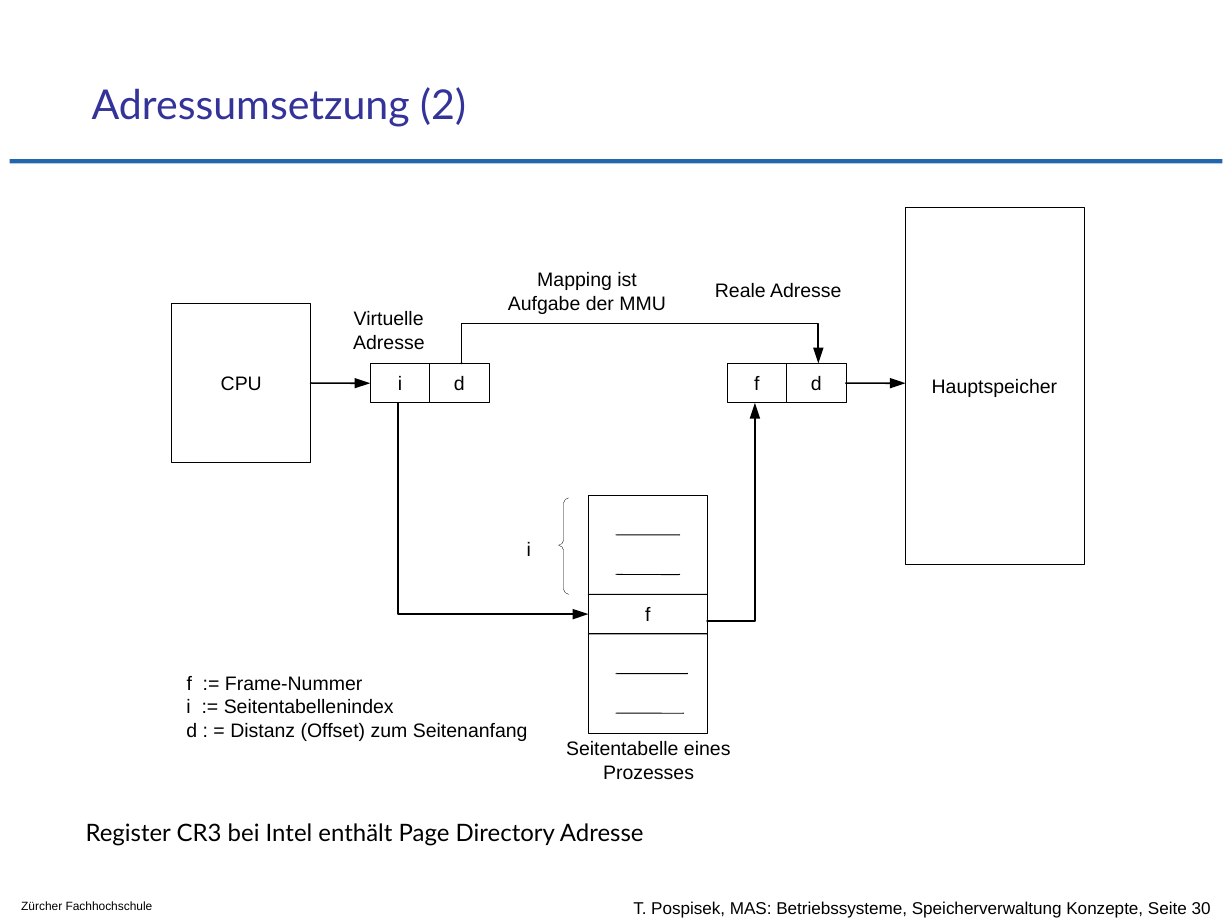
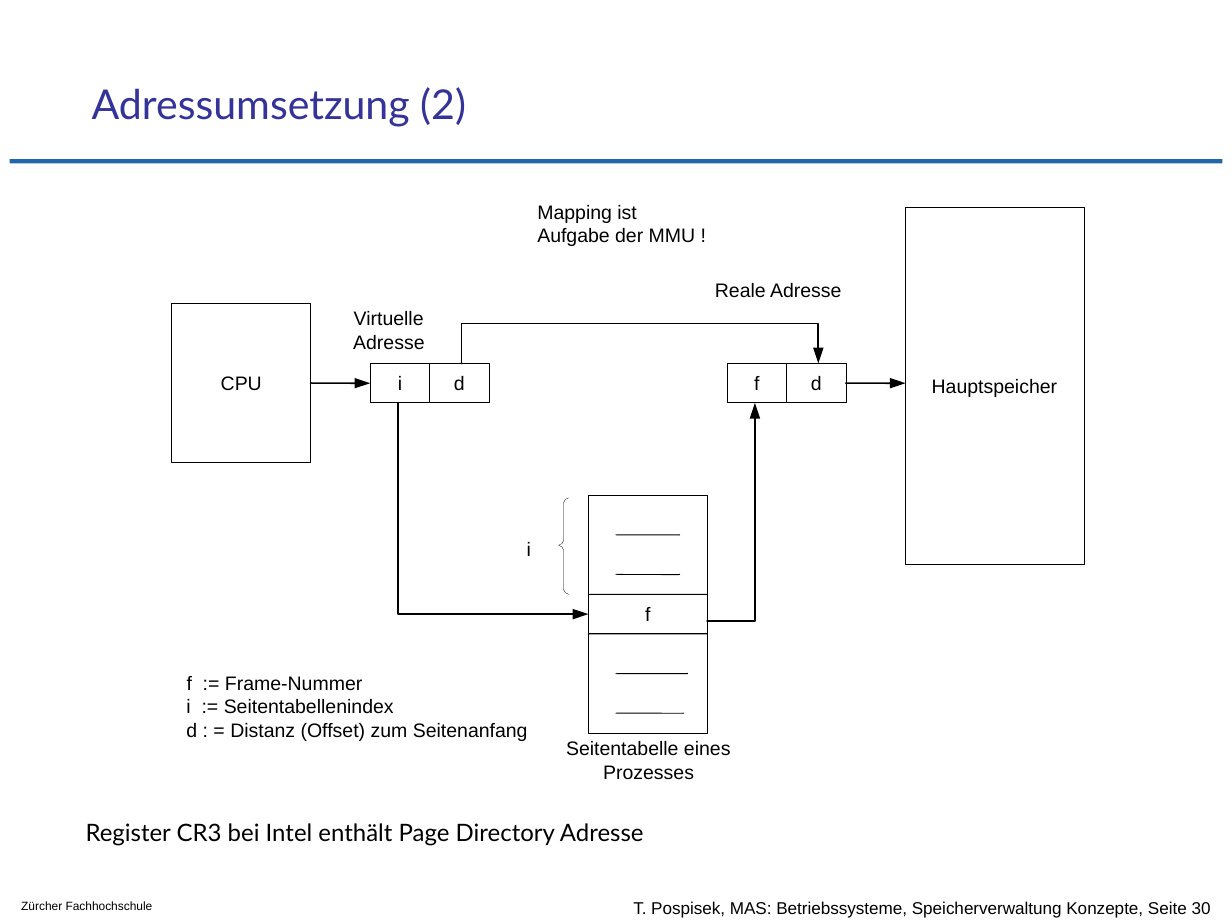
Before and after one commit to tpo/betriebssysteme, a slide deck: slide 30 of 10_Speicherverwaltung_Grundlegende_Konzepte.odp. Drawn at 1232x924 pixels with LibreOffice and Linux fonts; fonts in the diff are those of the drawing; background and template pictures are left out. Boxes give left, top, right and bottom in pixels: in the first picture for what was removed or moved away, otherwise in the second. Text is boxed around its words. In the diff, an @@ line names an element or a change of style, - is before the commit and + after.

```diff
--- a/10_Speicherverwaltung_Grundlegende_Konzepte.odp
+++ b/10_Speicherverwaltung_Grundlegende_Konzepte.odp
@@ text "Mapping ist": place and size @@
-text "Mapping ist" at [537,272,636,290]
+text "Mapping ist" at [537,205,696,246]
@@ text at [537,228,696,246]: paragraph added @@
+Aufgabe der MMU !
@@ text removed at [508,296,666,314] @@
-Aufgabe der MMU
```
Also in this commit, not shown: 1 other slide changed, 1 other file.
